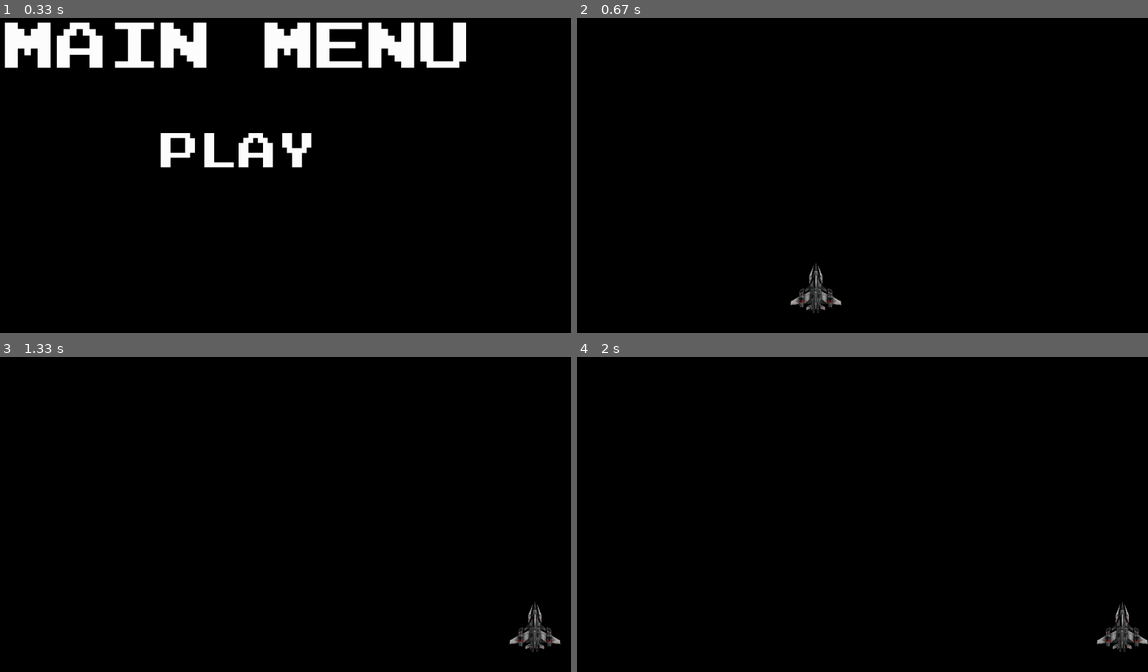
Above: before the commit, frames 1-4 (two rows, left to right).
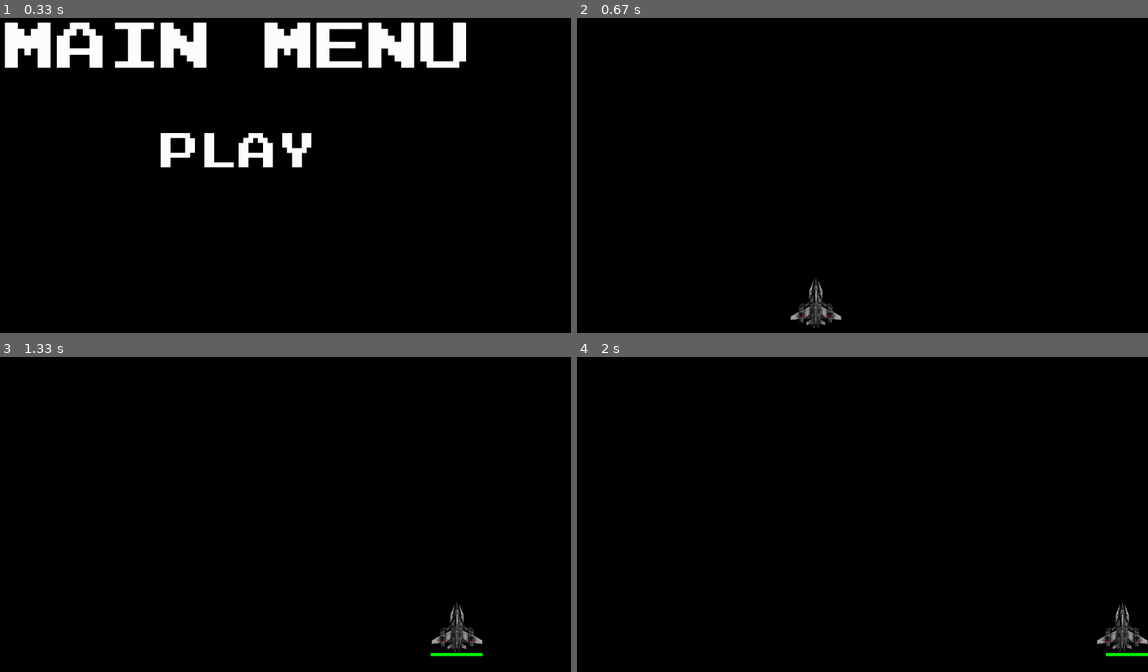
Above: after the commit, the same moments.

Repository: DemoDevv/PPP-pygame
Game: pygame game, started from main.py
The game is run twice, just before and just after one commit, with the same random seed, the same clock (stepped at 60 frames per second) and the same inputs.
Inputs (mouse positions are in pixels of both pictures, inside the frame that each line leads up to):
- Up to frame 1 (0.33 s): no input
- Up to frame 2 (0.67 s): click "PLAY" at 0.38 s
- Up to frame 3 (1.33 s): hold Right 0.67-1.13 s; move the mouse to (211, 508) at 0.7 s; hold Space from 1.17 s (still down); hold Right from 1.17 s (still down)
- Up to frame 4 (2 s): release Space at 1.63 s; release Right at 1.63 s; hold Right from 1.67 s (still down)

Frame 1 is identical in both runs. In frame 2, 0.7% of the frame differs, in the area x 37-47%, y 77-99%; in frame 3, 1.1%, in the area x 75-99%, y 77-96%; in frame 4, less than 0.1%.

Commit message:
V1.3.0 (ajout sys animation + func anim + life)

Diff:
--- a/State.py
+++ b/State.py
@@ -113,8 +113,16 @@
             game.screen.blit(video_surf, (0, 0))
 
 class PlayingState(InGameState):
+
+    class AnimationState(Enum):
+        FromBack = 0
+        ToBack = 1
+        Idle = 2
+
     def init(self, game):
-        pass
+        self.animation_state = self.AnimationState.FromBack
+        self.animation_time = 0.0 # ne pas oublier de le reset
+        self.animation_duration = 1000.0
 
     def step(self, game, dt):
         game.main_player.speed = 0.1 * game.SCREEN_WIDTH
@@ -123,13 +131,18 @@
             if event.type == pygame.QUIT:
                 game.running = False
 
-            if event.type == pygame.KEYUP and event.key in [game.actions['left'], game.actions['right']]:
-                game.main_player.dx = 0.0
+            if self.animation_state == self.AnimationState.Idle: # si le joueur est en idle, on peut le déplacer
 
-            if event.type == pygame.KEYDOWN and event.key == game.actions['shoot']:
-                game.main_player.shoot()
+                if event.type == pygame.KEYUP and event.key in [game.actions['left'], game.actions['right']]:
+                    game.main_player.dx = 0.0
 
-        game.main_player.update(dt)
+                if event.type == pygame.KEYDOWN and event.key == game.actions['shoot']:
+                    game.main_player.shoot()
+
+        if self.animation_state == self.AnimationState.Idle: # si le joueur est en idle, on peut l'update normalement
+            game.main_player.update(dt)
+        else:
+            game.main_player.perform_animation(dt, self.animation_state) # sinon on update l'animation
 
         game.vaisseaux_group.draw(game.screen)
 
--- a/Vaisseau.py
+++ b/Vaisseau.py
@@ -1,17 +1,30 @@
 import pygame
 
 from utils.Vec2d import Vec2d
+from utils.animation import lerp_position_2d, animate_position_2d, ease_out_back
+
 
 class Vaisseau(pygame.sprite.Sprite):
 
-    def __init__(self, game, path_image: str, speed: int, init_pos: tuple):
+    def __init__(self, game, path_image: str, speed: int, init_pos: tuple, init_life: int = 100):
         pygame.sprite.Sprite.__init__(self)
 
         self.game = game
 
         self.speed = speed
+        self.life = init_life
+
+        self.life_bar_height = 6
+        self.surface_life = pygame.Surface((self.life, self.life_bar_height))
+        self.rect_life = self.surface_life.get_rect()
+        self.rect_life.center = (init_pos[0], init_pos[1] + 55)
+        self.surface_life.fill((255, 0, 0))
+        self.surface_life.fill((0, 255, 0), (0, 0, self.life, self.life_bar_height))
 
         self.pos = Vec2d(init_pos)
+        self.pos_start_animation = Vec2d((self.game.SCREEN_WIDTH / 2, self.game.SCREEN_HEIGHT + 60))
+        self.pos_during_animation = self.pos_start_animation
+
         self.velocity = Vec2d((0, 0))
 
         self.image = pygame.image.load(path_image)
@@ -20,9 +33,25 @@
         self.image = pygame.transform.scale(self.image, (self.rect_width, self.rect_height))
 
         self.rect = self.image.get_rect()
-        self.rect.center = init_pos
+        self.rect.center = (self.pos_during_animation.x, self.pos_during_animation.y)
 
         self.dx = 0.0
+
+    def perform_animation(self, dt, animation_type):
+        current_ingame_state = self.game.get_current_main_state().get_current_ingame_state()
+
+        if animation_type == current_ingame_state.AnimationState.FromBack:
+            current_ingame_state.animation_time += dt
+
+            self.pos_during_animation = Vec2d(animate_position_2d(ease_out_back, self.pos_start_animation.to_tuple(), self.pos.to_tuple(), current_ingame_state.animation_time))
+            self.rect.center = self.pos_during_animation.to_tuple()
+
+            if self.pos_during_animation.y <= self.pos.y:
+                current_ingame_state.animation_state = current_ingame_state.AnimationState.Idle
+                current_ingame_state.animation_time = 0.0
+
+        elif animation_type == current_ingame_state.AnimationState.ToBack:
+            pass # utiliser cette animation lors du changement de joueur
 
     def update(self, dt):
         if pygame.key.get_pressed()[self.game.actions['left']]:
@@ -35,6 +64,9 @@
 
         self.pos.x += self.velocity.x
 
+        self.rect_life.center = (self.pos.x, self.pos.y + 55)
+        self.surface_life.fill((0, 255, 0), (0, 0, self.life, self.life_bar_height))
+
         if self.pos.x - self.rect_width / 2 <= 0:
             self.pos.x = self.rect_width / 2
             self.velocity.x = 0.0
@@ -44,6 +76,7 @@
             self.velocity.y = 0.0
 
         self.rect.center = (self.pos.x, self.pos.y)
+        self.game.screen.blit(self.surface_life, self.rect_life)
 
     def shoot(self):
         """ tire un projectile """
--- a/utils/Vec2d.py
+++ b/utils/Vec2d.py
@@ -16,7 +16,13 @@
     def __eq__(self, o):
         return self.x == o.x and self.y == o.y
 
+    def __str__(self) -> str:
+        return f"({self.x}, {self.y})"
+
     def normalize(self):
         norm = math.sqrt(self.x * self.x + self.y * self.y)
         self.x /= norm
         self.y /= norm
+
+    def to_tuple(self):
+        return (self.x, self.y)
--- /dev/null
+++ b/utils/animation.py
@@ -0,0 +1,27 @@
+import math
+
+
+def lerp(depart, arrive, facteur):
+    return depart + (arrive - depart) * facteur
+
+
+def lerp_position_2d(position_depart: tuple, position_arrive: tuple, facteur) -> tuple:
+    return (lerp(position_depart[0], position_arrive[0], facteur), lerp(position_depart[1], position_arrive[1], facteur))
+
+
+def ease_in_out(t):
+    return math.sin(t * math.pi / 2)
+
+
+def ease_out_back(t):
+    c1 = 1.70158
+    c3 = c1 + 1
+    return 1 + c3 * math.pow(t - 1, 3) + c1 * math.pow(t - 1, 2)
+
+
+def animate(animate_func, depart, arrive, t):
+    return lerp(depart, arrive, animate_func(t))
+
+
+def animate_position_2d(animate_func, position_depart: tuple, position_arrive: tuple, t) -> tuple:
+    return (animate(animate_func, position_depart[0], position_arrive[0], t), animate(animate_func, position_depart[1], position_arrive[1], t))
Not shown, added: requirements-win.txt
